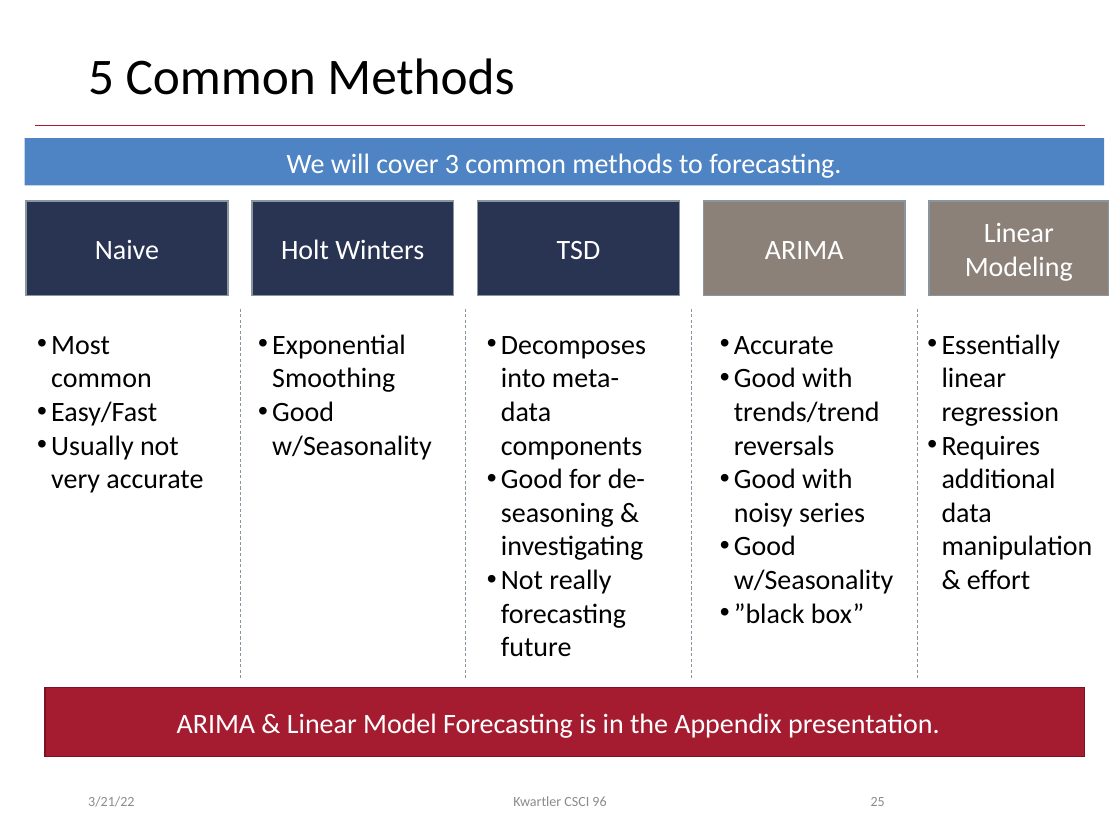
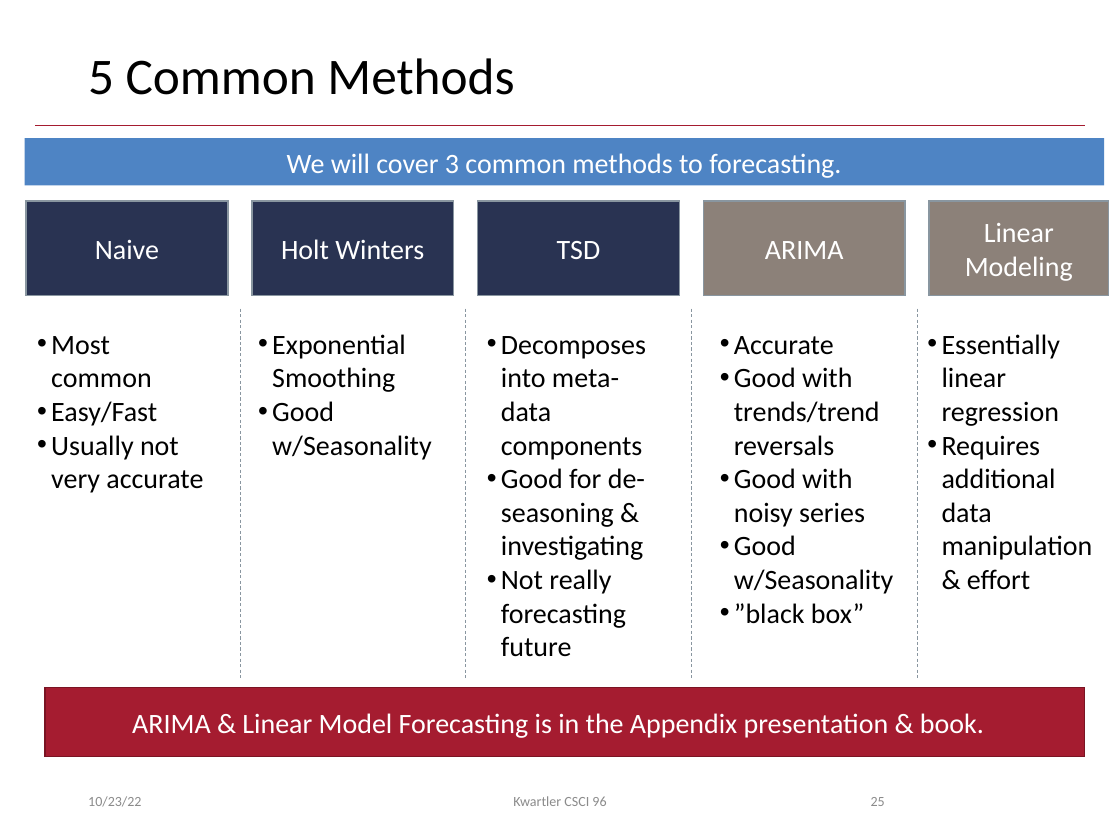
Before and after one commit to kwartler/Harvard_DataMining_Business_Student, a slide deck: slide 25 of Lessons/G_TimeSeries_Equities/A_TimeSeries.pptx (slide 26 before the commit). Drawn at 1120x840 pixels with LibreOffice and Linux fonts; fonts in the diff are those of the drawing; background and template pictures are left out. Boxes give left, top, right and bottom in pixels: in the first picture for what was removed or moved away, otherwise in the second. Text is boxed around its words. In the diff, an @@ line names an element or a change of style, - is before the commit and + after.

```diff
--- a/Lessons/G_TimeSeries_Equities/A_TimeSeries.pptx
+++ b/Lessons/G_TimeSeries_Equities/A_TimeSeries.pptx
@@ text in rectangle at [132, 713, 984, 738]: text changed @@
-ARIMA & Linear Model Forecasting is in the Appendix presentation.
+ARIMA & Linear Model Forecasting is in the Appendix presentation & book.
@@ text at [88, 796, 141, 807]: text changed @@
-3/21/22
+10/23/22
```
Also in this commit, not shown: 50 other slides changed, 1 slide removed.
